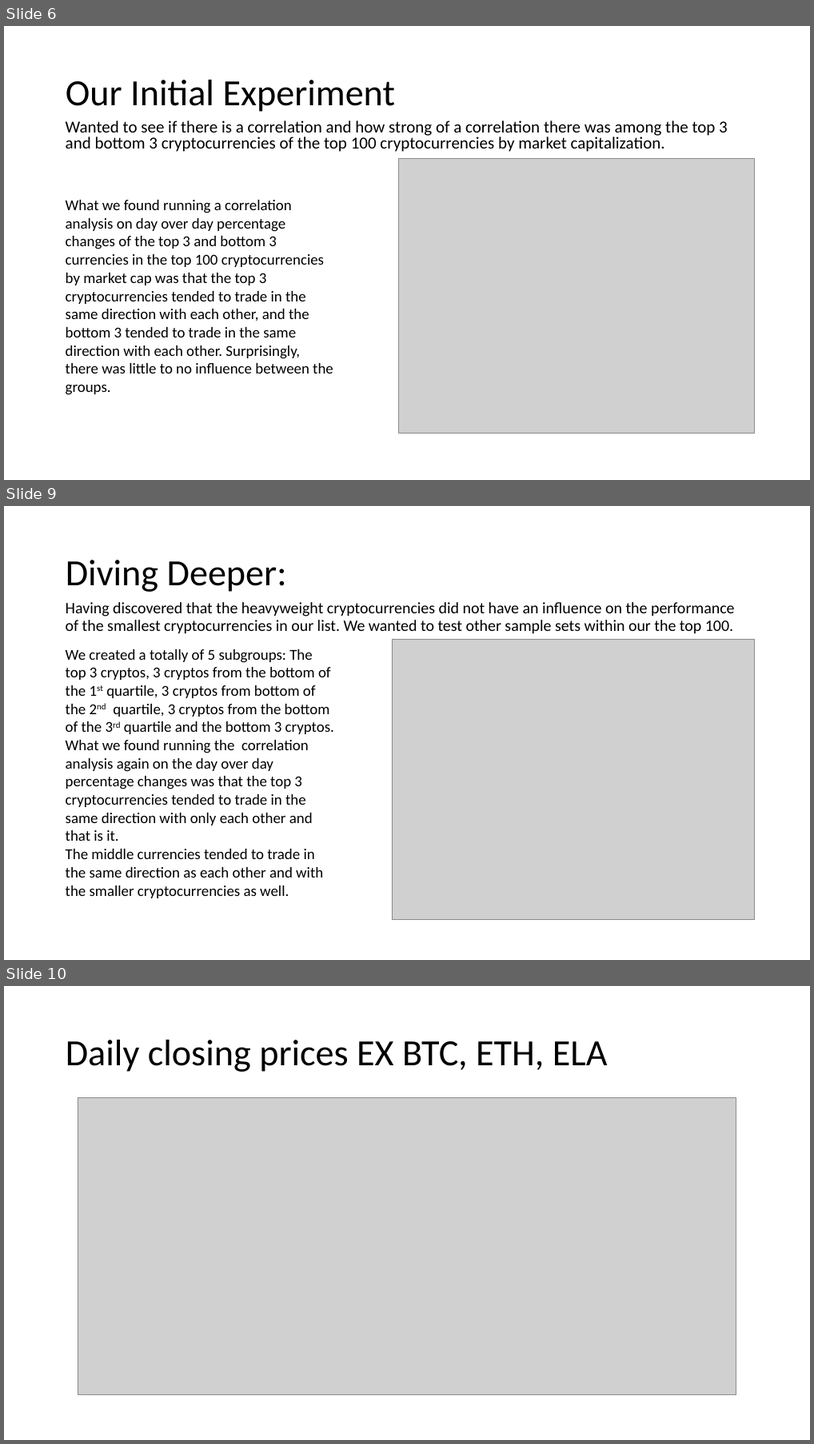
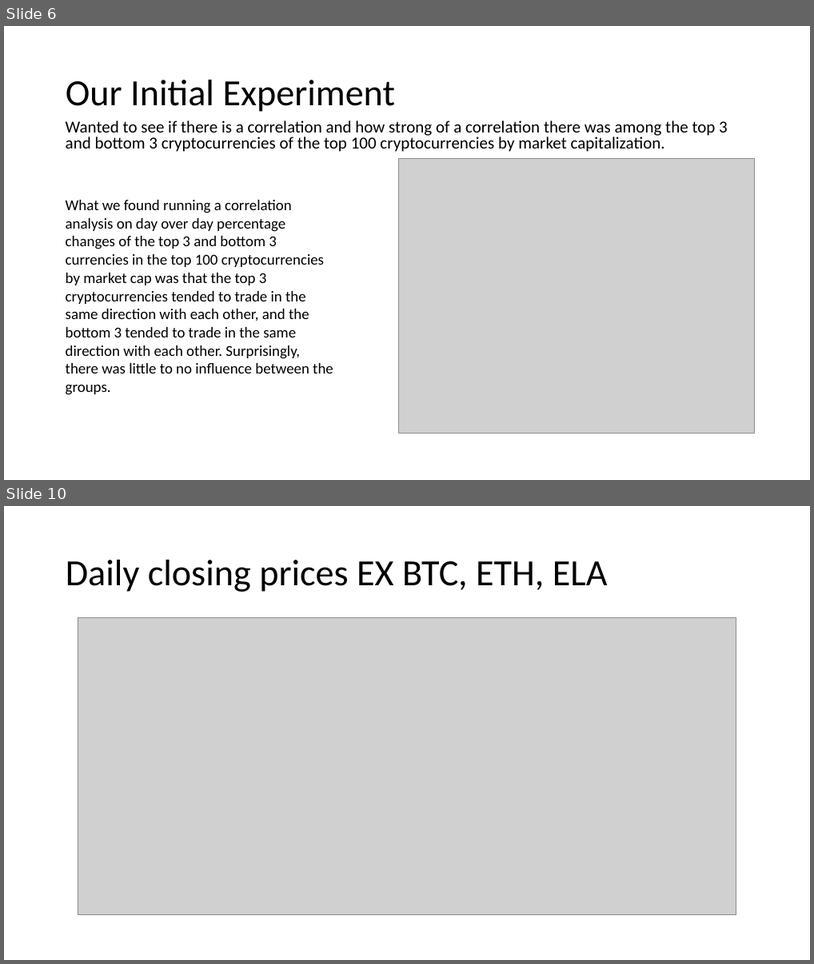
Before and after one commit to kevzha/CryptoAnalysis, a slide deck: Crypto Presentation .ppt. Shown one above the other, each under a label of ours: slides 6, 9 and 10 before the commit, slides 6 and 10 after it; the slides between them are not shown. The pictures are 814x1444 and 814x964 pixels, drawn with LibreOffice and Linux fonts; fonts in the diff are those of the drawing; grey boxes stand for pictures. Boxes give left, top, right and bottom in pixels: in the first picture for what was removed or moved away, otherwise in the second. Text is boxed around its words. In the diff, an @@ line names an element or a change of style, - is before the commit and + after.

```diff
--- a/Crypto Presentation .ppt
+++ b/Crypto Presentation .ppt
@@ slide 9 removed at <box>4,506,810,960</box>, background #FFFFFF @@
@@ title removed at <box>66,560,287,592</box> @@
-Diving Deeper:
@@ text removed at <box>66,602,735,634</box> @@
-Having discovered that the heavyweight cryptocurrencies did not have an influence on the performance of the smallest cryptocurrencies in our list. We wanted to test other sample sets within our the top 100.
@@ text removed at <box>66,649,334,898</box> @@
-We created a totally of 5 subgroups: The top 3 cryptos, 3 cryptos from the bottom of the 1st quartile, 3 cryptos from bottom of the 2nd quartile, 3 cryptos from the bottom of the 3rd quartile and the bottom 3 cryptos.
-What we found running the correlation analysis again on the day over day percentage changes was that the top 3 cryptocurrencies tended to trade in the same direction with only each other and that is it.
-The middle currencies tended to trade in the same direction as each other and with the smaller cryptocurrencies as well.
@@ picture removed at <box>392,638,754,919</box> @@
```
Also in this commit, not shown: 4 slides changed, 1 slide added, 5 other files.
